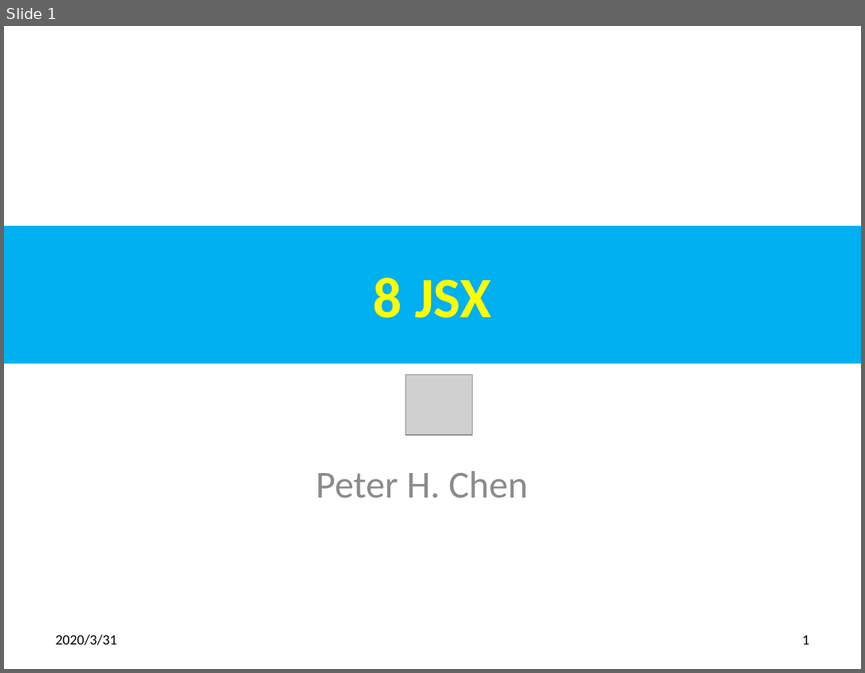
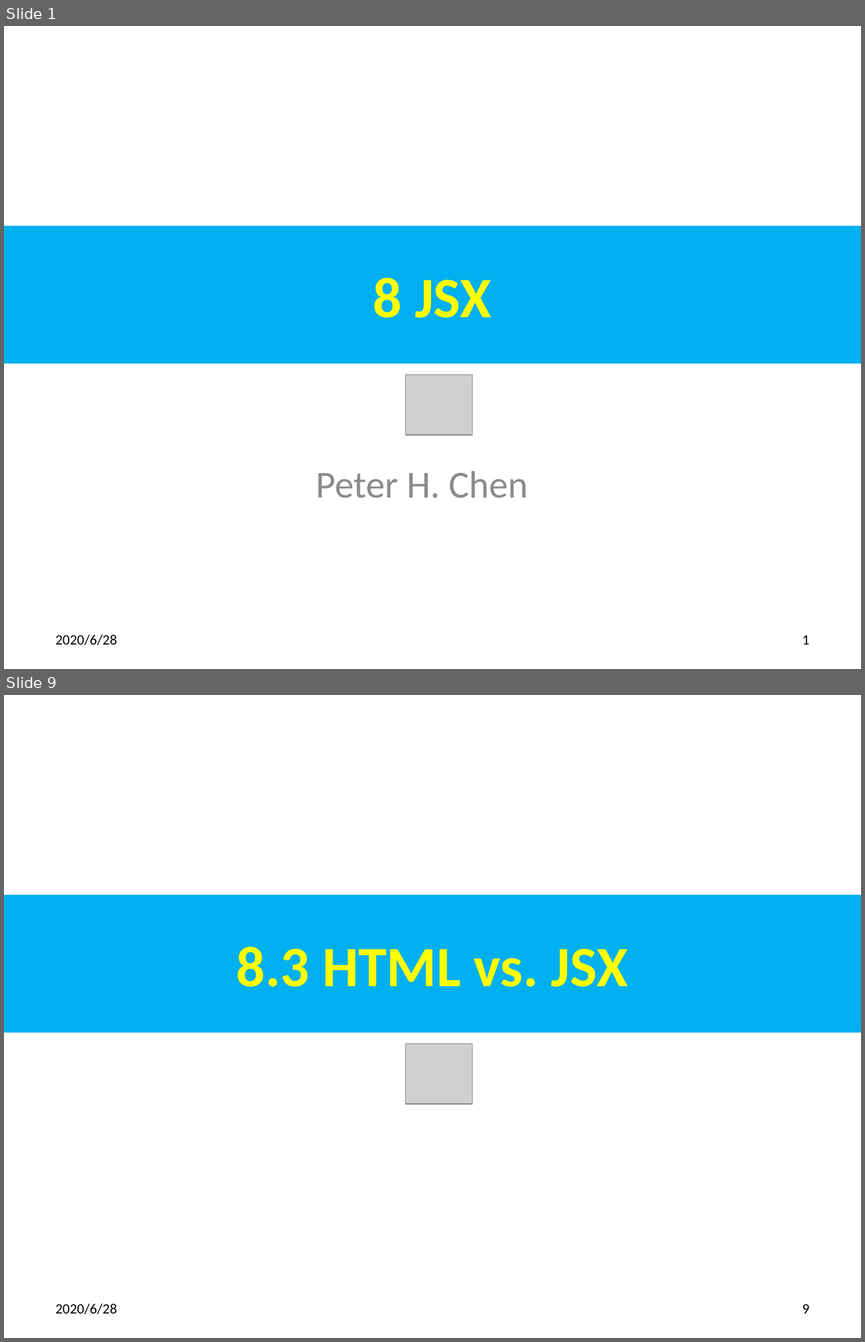
Before and after one commit to peterhchen/800-React-Hook, a slide deck: 08_JSX.pptx. Shown one above the other, each under a label of ours: slide 1 before the commit, slides 1 and 9 after it; the slides between them are not shown. The pictures are 865x673 and 865x1342 pixels, drawn with LibreOffice and Linux fonts; fonts in the diff are those of the drawing; grey boxes stand for pictures. Boxes give left, top, right and bottom in pixels: in the first picture for what was removed or moved away, otherwise in the second. Text is boxed around its words. In the diff, an @@ line names an element or a change of style, - is before the commit and + after.

Commit message:
HTML vs. JSX
HTML -> JSX:
class -> className
for -> htmlFor
onclick -> onClick
tableindex -> tableIndex

```diff
--- a/08_JSX.pptx
+++ b/08_JSX.pptx
@@ slide 9 added at [4, 695, 861, 1338], background #FFFFFF @@
@@ title added at [4, 895, 861, 1032], fill #00B0F0, 48 pt, text #FFFF00, bold @@
+8.3 HTML vs. JSX
@@ picture added at [406, 1043, 473, 1103] @@
@@ text added at [56, 1303, 118, 1314], 12 pt, text #000000 @@
+2020/6/28
@@ page number added at [802, 1304, 810, 1313], 12 pt, text #000000 @@
+9
@@ slide 1 changed as well @@
@@ text at [56, 634, 118, 645]: text changed @@
-2020/3/31
+2020/6/28
```
Also in this commit, not shown: 7 other slides changed, 8 other slides added.
